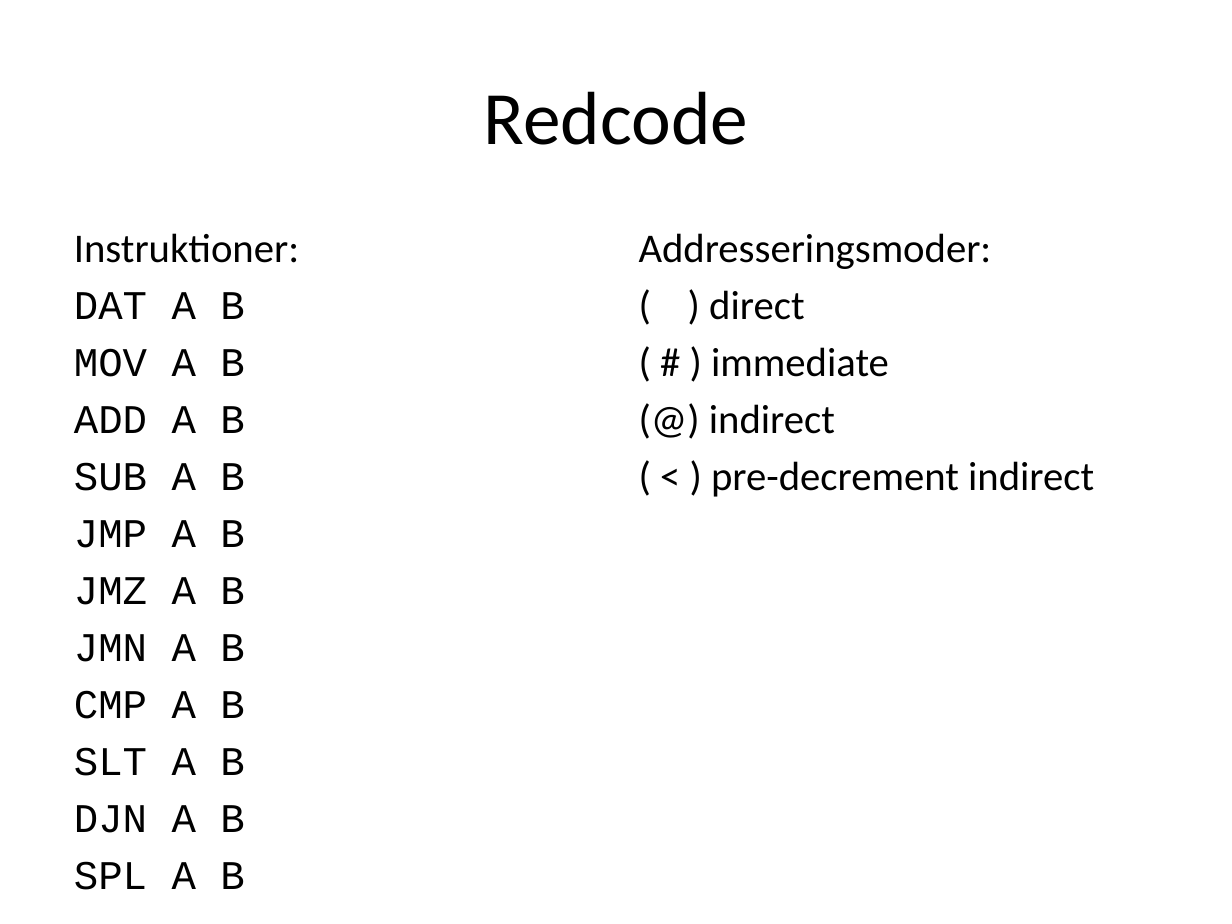
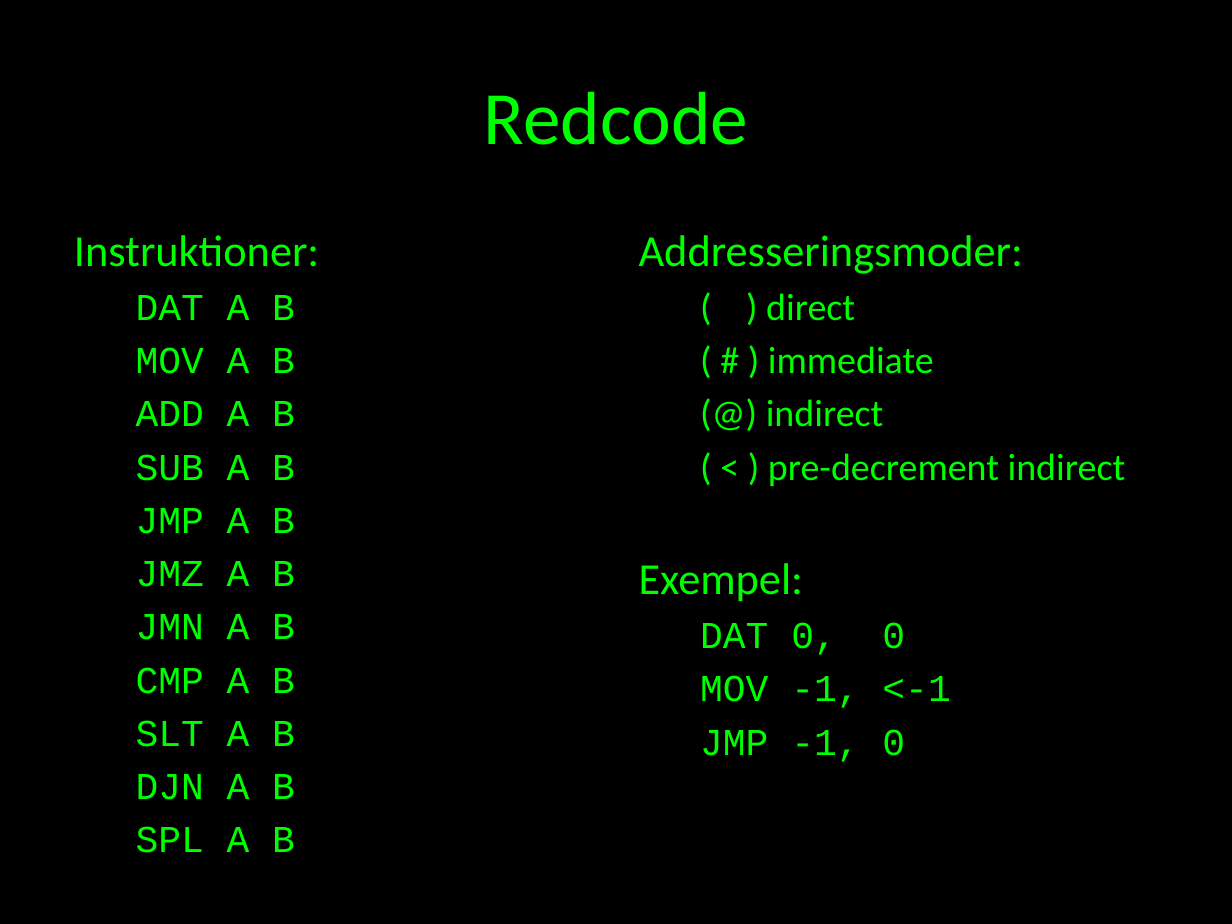
Before and after one commit to treeman/MARC, a slide deck: slide 3 of Report & presentation/redcode.pptx. Drawn at 1232x924 pixels with LibreOffice and Linux fonts; fonts in the diff are those of the drawing. Boxes give left, top, right and bottom in pixels: in the first picture for what was removed or moved away, otherwise in the second. Text is boxed around its words. In the diff, an @@ line names an element or a change of style, - is before the commit and + after.

```diff
--- a/Report & presentation/redcode.pptx
+++ b/Report & presentation/redcode.pptx
@@ background #FFFFFF to #000000 @@
@@ title "Redcode" at (484, 91, 748, 145): text colour #000000 to #00FF00 @@
@@ text "Instruktioner:" at (74, 235, 319, 800): size 23.8 to 25.9 pt in "Instruktioner:"; text colour #000000 to #00FF00; size 23.8 to 22.2 pt in "DAT A B", "MOV A B", "ADD A B", "SUB A B" and 7 more places; list level 1 to 2 in "DAT A B"; list level 1 to 2 in "MOV A B"; list level 1 to 2 in "ADD A B"; list level 1 to 2 in "SUB A B"; list level 1 to 2 in "JMP A B"; list level 1 to 2 in "JMZ A B"; list level 1 to 2 in "JMN A B"; list level 1 to 2 in "CMP A B"; list level 1 to 2 in "SLT A B"; list level 1 to 2 in "DJN A B"; list level 1 to 2 in "SPL A B" @@
@@ text at (639, 235, 1126, 486): size 23.8 to 25.9 pt in "Addresseringsmoder:"; text colour #000000 to #00FF00 in "Addresseringsmoder:", "( ) direct", "( # ) immediate", "(@) indirect" and 1 more places; size 23.8 to 22.2 pt in "( ) direct", "( # ) immediate", "(@) indirect", "( < ) pre-decrement indirect"; list level 1 to 2 in "( ) direct"; list level 1 to 2 in "( # ) immediate"; list level 1 to 2 in "(@) indirect"; list level 1 to 2 in "( < ) pre-decrement indirect" @@
@@ text at (639, 563, 950, 762): paragraphs added @@
+Exempel:
+  DAT 0, 0
+  MOV -1, <-1
+  JMP -1, 0
```
Also in this commit, not shown: 5 other slides changed, 11 slides added, 2 slides removed.
